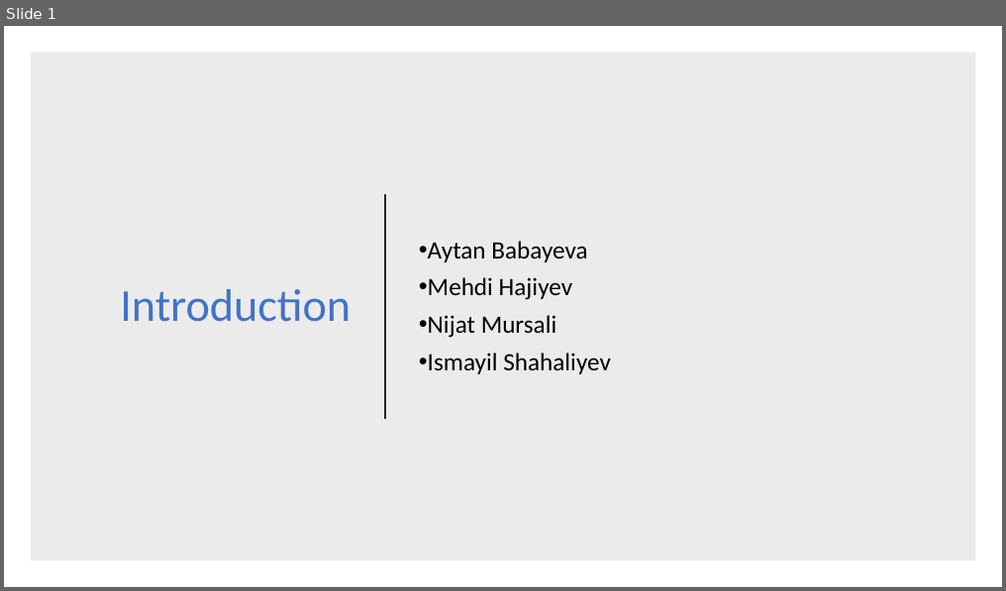
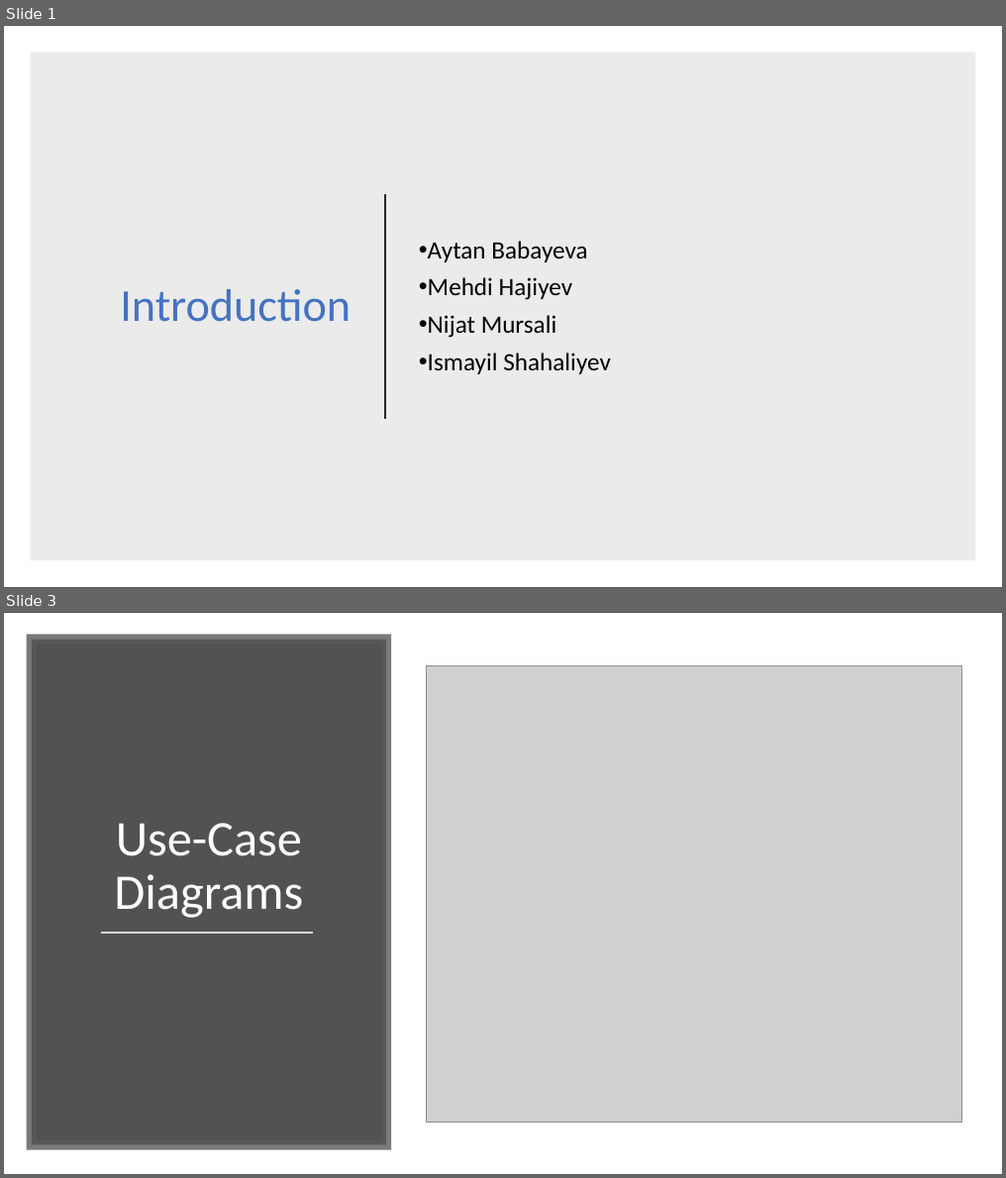
Before and after one commit to nijatmursali/ObjectOriented, a slide deck: Presentation.pptx. Shown one above the other, each under a label of ours: slide 1 before the commit, slides 1 and 3 after it; the slides between them are not shown. The pictures are 1006x591 and 1006x1178 pixels, drawn with LibreOffice and Linux fonts; fonts in the diff are those of the drawing; grey boxes stand for pictures. Boxes give left, top, right and bottom in pixels: in the first picture for what was removed or moved away, otherwise in the second. Text is boxed around its words. In the diff, an @@ line names an element or a change of style, - is before the commit and + after.

```diff
--- a/Presentation.pptx
+++ b/Presentation.pptx
@@ slide 3 added at (x1=4, y1=613, x2=1002, y2=1174), background #FFFFFF @@
@@ rectangle added at (x1=32, y1=639, x2=386, y2=1146), fill #404040 at 90% opacity, outline #595959 10 pt @@
@@ picture added at (x1=426, y1=666, x2=963, y2=1122) @@
@@ title added at (x1=114, y1=823, x2=303, y2=918), 48 pt, text #FFFFFF @@
+Use-Case Diagrams
@@ line added from (101, 934) to (313, 934), #D9D9D9 1.75 pt @@
```
Also in this commit, not shown: 10 other slides added, 3 slides removed.
